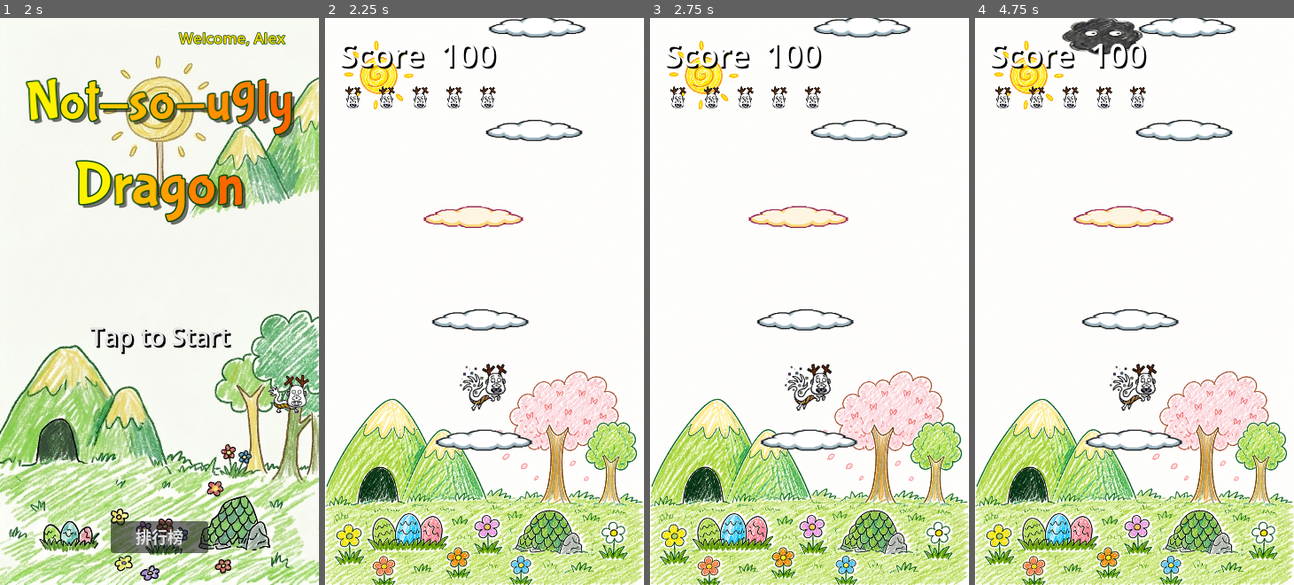
Above: before the commit, frames 1-4 (left to right).
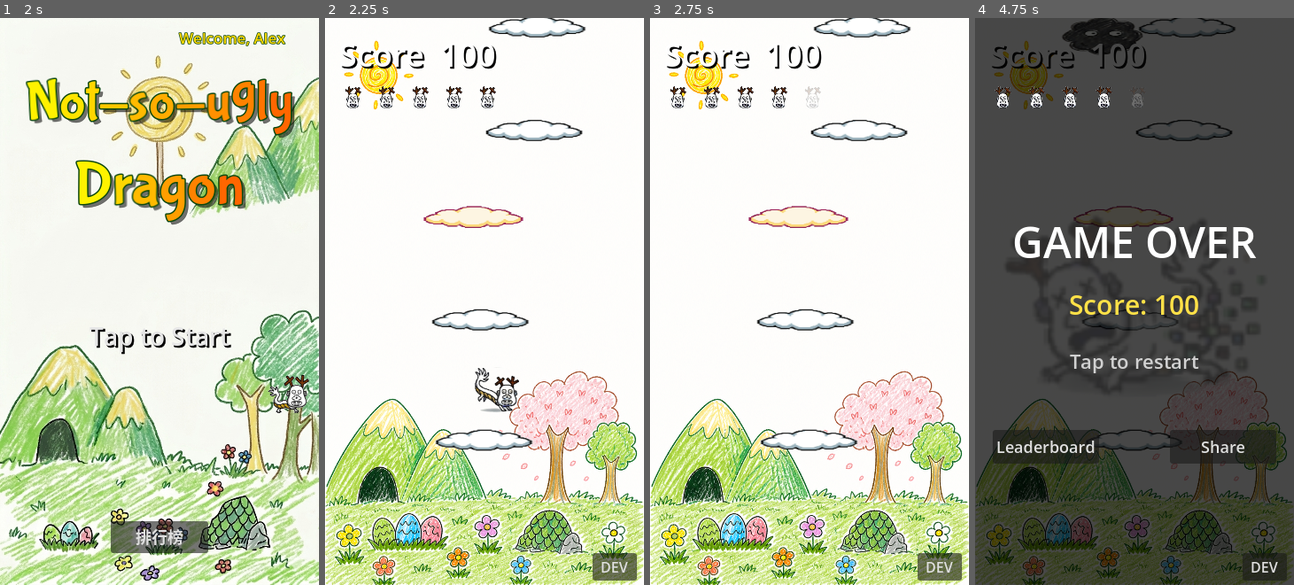
Above: after the commit, the same moments.

Repository: leo70623/Dragon_jump
Game: Godot game, scene res://start_screen.tscn
Two runs of this game, one before a commit and one after it. Both use one fixed random seed, a clock stepped at 60 frames per second and the inputs below.
Inputs (mouse positions are in pixels of both pictures, inside the frame that each line leads up to):
- Up to frame 1 (2 s): click (159, 301) at 0.52 s; type "Alex" at 0.6 s; click "OK" at 1.25 s
- Up to frame 2 (2.25 s): tap Enter at 2 s; move the mouse to (554, 273) at 2.02 s; hold Right (ui_right) from 2.03 s (still down); click (554, 273) at 2.17 s
- Up to frame 3 (2.75 s): keep holding Right (ui_right)
- Up to frame 4 (4.75 s): release Right (ui_right) at 2.75 s; drag from (1070, 329) to (1134, 437) at 2.77 s; move the mouse to (1166, 176) at 3.52 s; hold Left (ui_left) 3.53-4.25 s; drag from (1118, 414) to (1185, 131) at 4.27 s

Frame 1 is identical in both runs. In frame 2, 1.5% of the frame differs, in the area x 42-98%, y 60-100%; in frame 3, 1.3%; in frame 4, 97%, in the area x 0-100%, y 0-100%.
Error before the commit: Parse Error: Cannot infer the type of "effective" variable because the value doesn't have a set type. (res://player.gd:111)

Commit message:
fix: revert to simple accelerometer control

Diff:
--- a/player.gd
+++ b/player.gd
@@ -102,16 +102,7 @@
 func _get_move_direction() -> float:
 	if OS.has_feature("mobile"):
 		var gravity := Input.get_accelerometer()
-		# iOS portrait：右傾 gravity.x 為負，左傾為正
-		# 用 gravity.x（不取負號）讓右傾往右走
-		var tilt: float = gravity.x
-		var deadzone := 0.5
-		if abs(tilt) < deadzone:
-			return 0.0
-		var effective := tilt - (deadzone * sign(tilt))
-		var max_effective := 9.8 - deadzone
-		var normalized := clampf(effective / max_effective, -1.0, 1.0)
-		return sign(normalized) * pow(abs(normalized), 0.7)
+		return clampf(-gravity.x / 9.8, -1.0, 1.0)
 	return Input.get_axis("ui_left", "ui_right")
 
 func _physics_process(delta: float) -> void:
